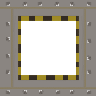
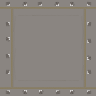
Layer changes from the first 96 × 96 image to the second:
added layer "Visível" above "meioE" over 18, 16, 79, 80
hid "meioE" over 18, 32, 21, 64
hid "meioD" over 76, 32, 79, 65
hid "Cmeio" over 32, 16, 65, 21
hid "Bmeio" over 32, 75, 66, 80
hid "CcimaD" over 65, 16, 79, 32
hid "CcantoE" over 18, 16, 32, 32
hid "BcantoE" over 18, 64, 32, 80
hid "BcantoD" over 65, 64, 79, 80
